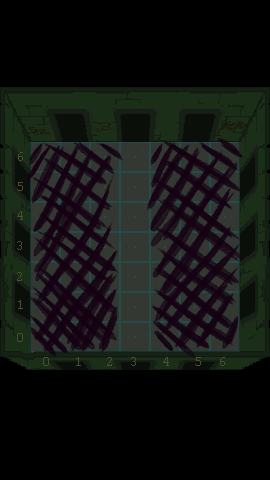
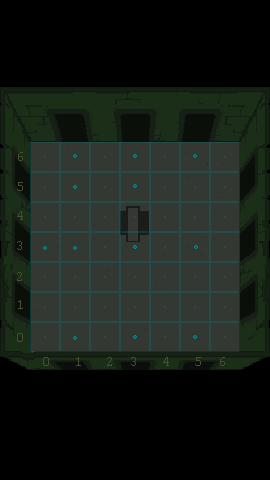
Revision of a layered 270px x 480px image; what changed, layer by layer:
hid group "Group 1" (7 layers) over [27, 120, 246, 358]
renamed "Obstructions" to "Layer 10 copy", showed it, opacity 30% → 100%, moved it above "Nodes", painted on it over [31, 142, 239, 352]
showed "Nodes", painted on it over [43, 154, 198, 340]
removed layer "Base" over [27, 120, 246, 358]
